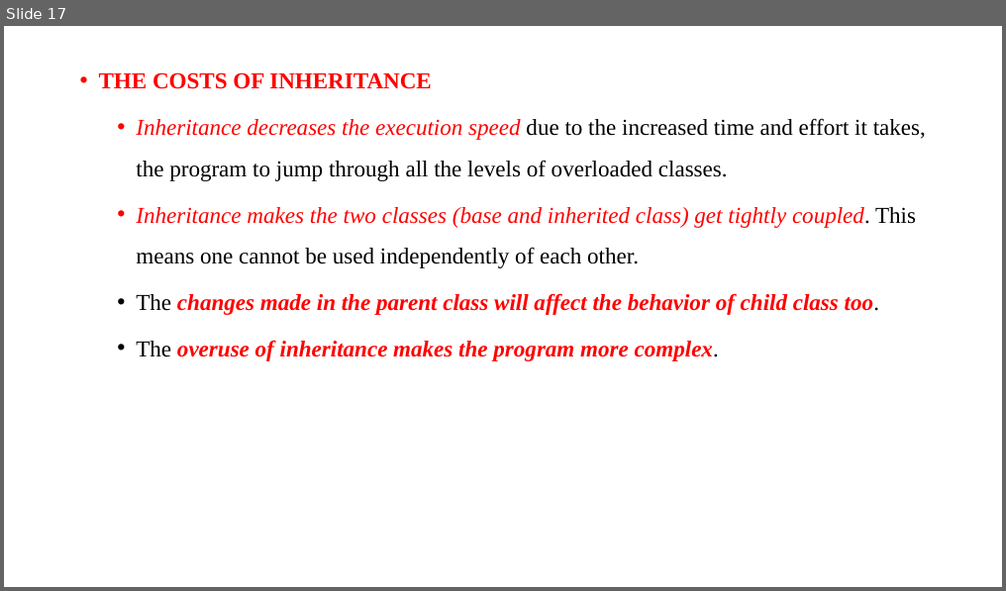
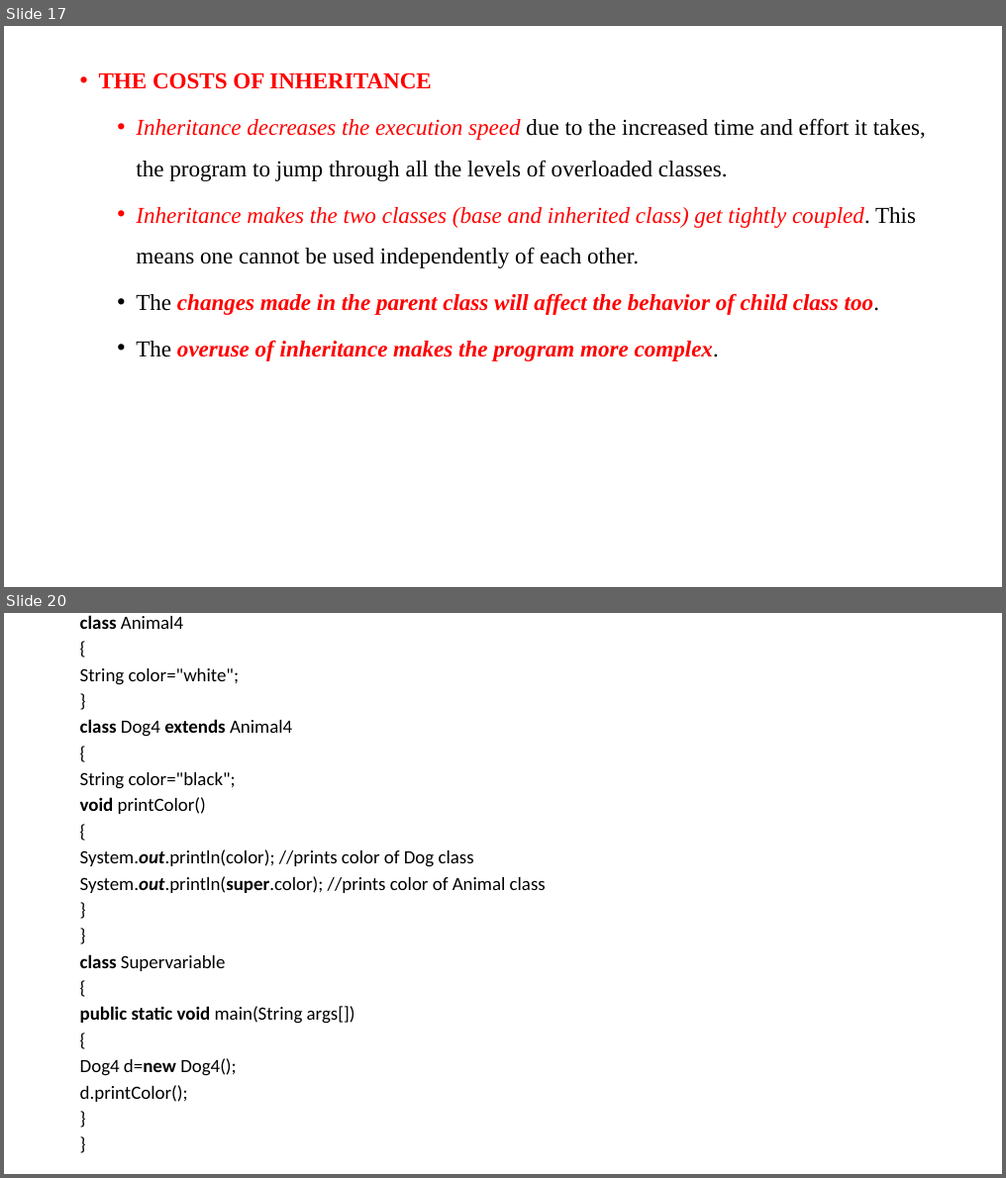
Before and after one commit to anvesh1987/Java-Programs-CSE-G, a slide deck: UNIT –II.ppt. Shown one above the other, each under a label of ours: slide 17 before the commit, slides 17 and 20 after it; the slides between them are not shown. The pictures are 1006x591 and 1006x1178 pixels, drawn with LibreOffice and Linux fonts; fonts in the diff are those of the drawing. Boxes give left, top, right and bottom in pixels: in the first picture for what was removed or moved away, otherwise in the second. Text is boxed around its words. In the diff, an @@ line names an element or a change of style, - is before the commit and + after.

```diff
--- a/UNIT –II.ppt
+++ b/UNIT –II.ppt
@@ slide 20 added at box(4, 613, 1002, 1174), background #FFFFFF @@
@@ text added at box(80, 615, 546, 1102), 18 pt, text #000000 @@
+class Animal4
+{
+String color="white";
+}
+class Dog4 extends Animal4
+{
+String color="black";
+void printColor()
+{
+System.out.println(color); //prints color of Dog class
+System.out.println(super.color); //prints color of Animal class
+}
+}
+class Supervariable
+{
+public static void main(String args[])
+{
+Dog4 d=new Dog4();
+d.printColor();
+}
+}
```
Also in this commit, not shown: 4 other slides added.
